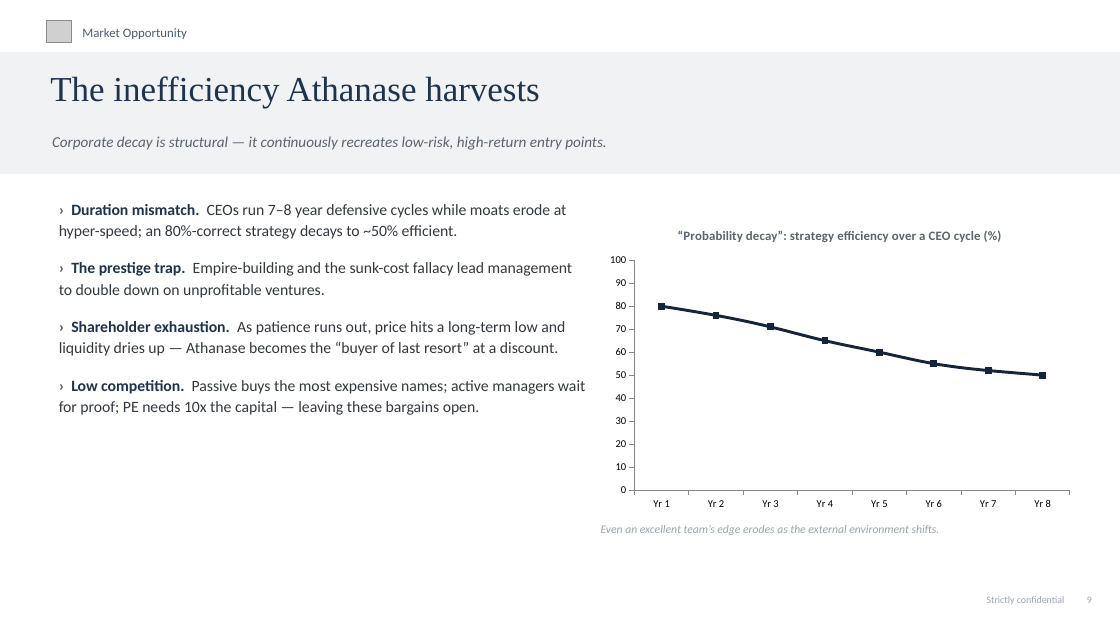
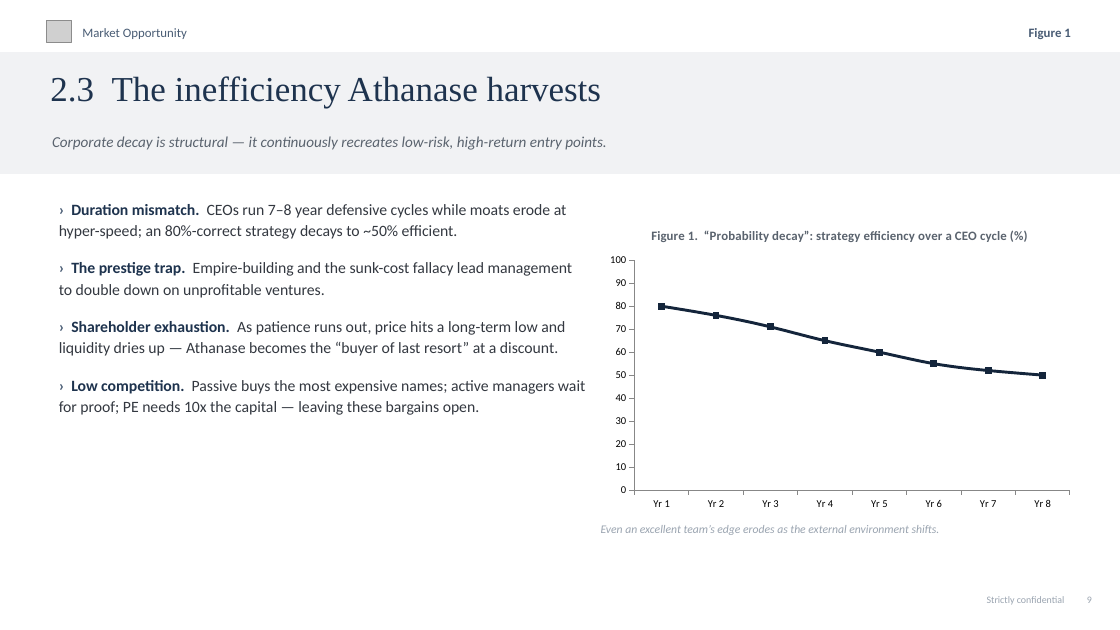
Before and after one commit to charette-lab/Claude, a slide deck: slide 12 of Athanase_Engaged_Ownership_Allocator_Deck.pptx. Drawn at 1120x630 pixels with LibreOffice and Linux fonts; fonts in the diff are those of the drawing; grey boxes stand for pictures. Boxes give left, top, right and bottom in pixels: in the first picture for what was removed or moved away, otherwise in the second. Text is boxed around its words. In the diff, an @@ line names an element or a change of style, - is before the commit and + after.

```diff
--- a/Athanase_Engaged_Ownership_Allocator_Deck.pptx
+++ b/Athanase_Engaged_Ownership_Allocator_Deck.pptx
@@ text added at box(1029, 28, 1070, 39), 11 pt, text #4A5D75, bold @@
+Figure 1
@@ text at box(50, 76, 602, 108): text changed @@
-The inefficiency Athanase harvests
+2.3 The inefficiency Athanase harvests
@@ line chart at box(601, 214, 1080, 517) @@
@@ title "“Probability decay”: strategy efficiency over a CEO cycle (%)" to "Figure 1.  “Probability decay”: strategy efficiency over a CEO cycle (%)" @@
```
Also in this commit, not shown: 21 other slides changed, 1 other file.
